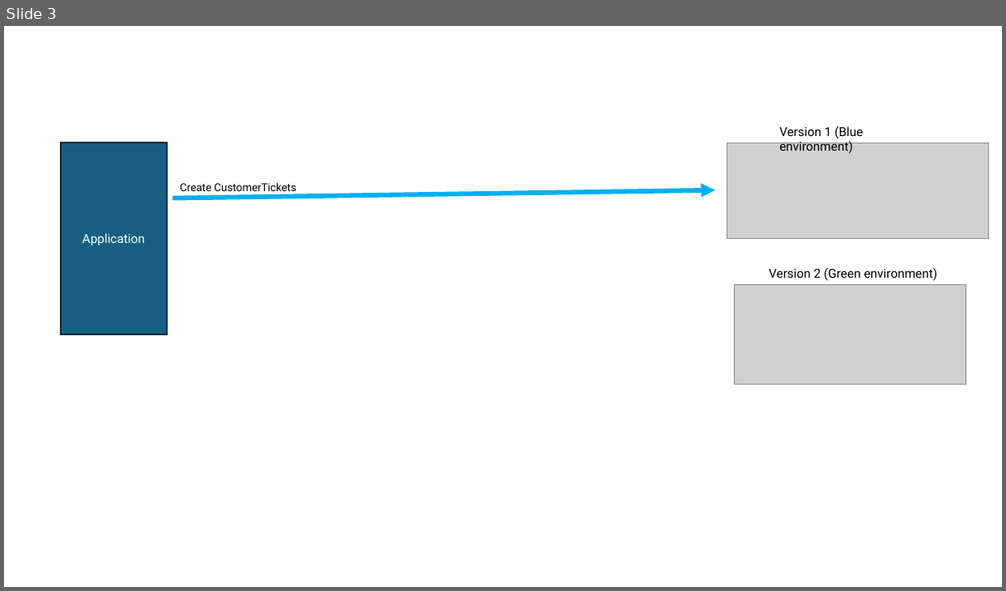
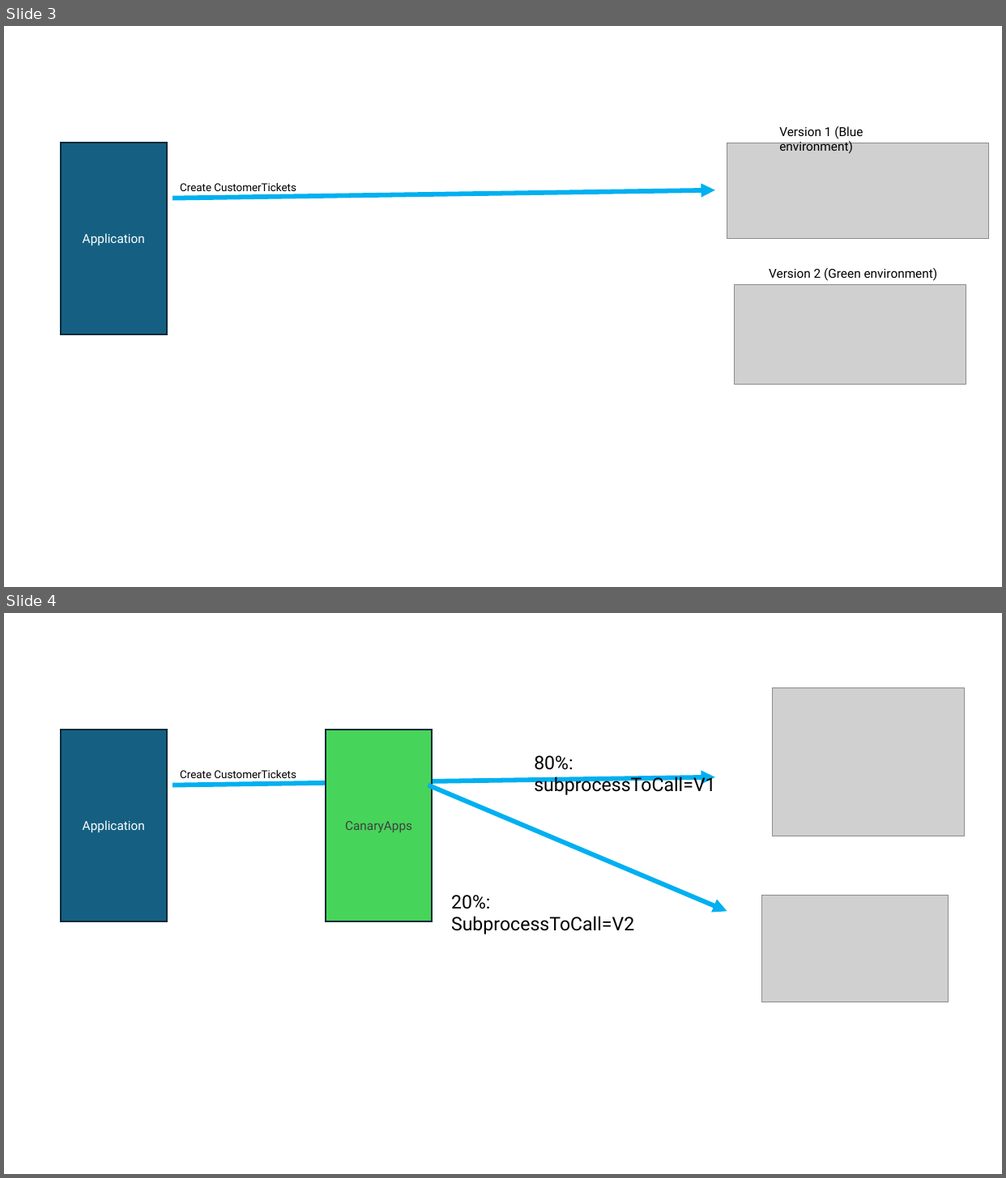
Before and after one commit to camunda-community-hub/camunda-8-canary-deployment, a slide deck: doc/CanaryProcess/Drawings.pptx. Shown one above the other, each under a label of ours: slide 3 before the commit, slides 3 and 4 after it. The pictures are 1006x591 and 1006x1178 pixels, drawn with LibreOffice and Linux fonts; fonts in the diff are those of the drawing; grey boxes stand for pictures. Boxes give left, top, right and bottom in pixels: in the first picture for what was removed or moved away, otherwise in the second. Text is boxed around its words. In the diff, an @@ line names an element or a change of style, - is before the commit and + after.

```diff
--- a/doc/CanaryProcess/Drawings.pptx
+++ b/doc/CanaryProcess/Drawings.pptx
@@ slide 4 added at [4, 613, 1002, 1174], background #FFFFFF @@
@@ picture added at [772, 688, 965, 836] @@
@@ rectangle added at [61, 730, 167, 922], fill #156082, outline #092A39 1.5 pt, 12 pt, text #FFFFFF @@
+Application
@@ rectangle added at [326, 730, 432, 922], fill #47D45A, outline #092A39 1.5 pt, 12 pt, text #404040 @@
+CanaryApps
@@ text added at [534, 756, 715, 795], 18 pt, text #000000 @@
+80%: subprocessToCall=V1
@@ arrow added from (172, 786) to (715, 777), #00B0F0 4.5 pt @@
@@ text added at [180, 770, 296, 782], 10.5 pt, text #000000 @@
+Create CustomerTickets
@@ arrow added from (428, 786) to (727, 912), #00B0F0 4.5 pt @@
@@ text added at [451, 895, 634, 935], 18 pt, text #000000 @@
+20%: SubprocessToCall=V2
@@ picture added at [762, 895, 948, 1003] @@
```
Also in this commit, not shown: 2 other slides added, 1 slide removed.
